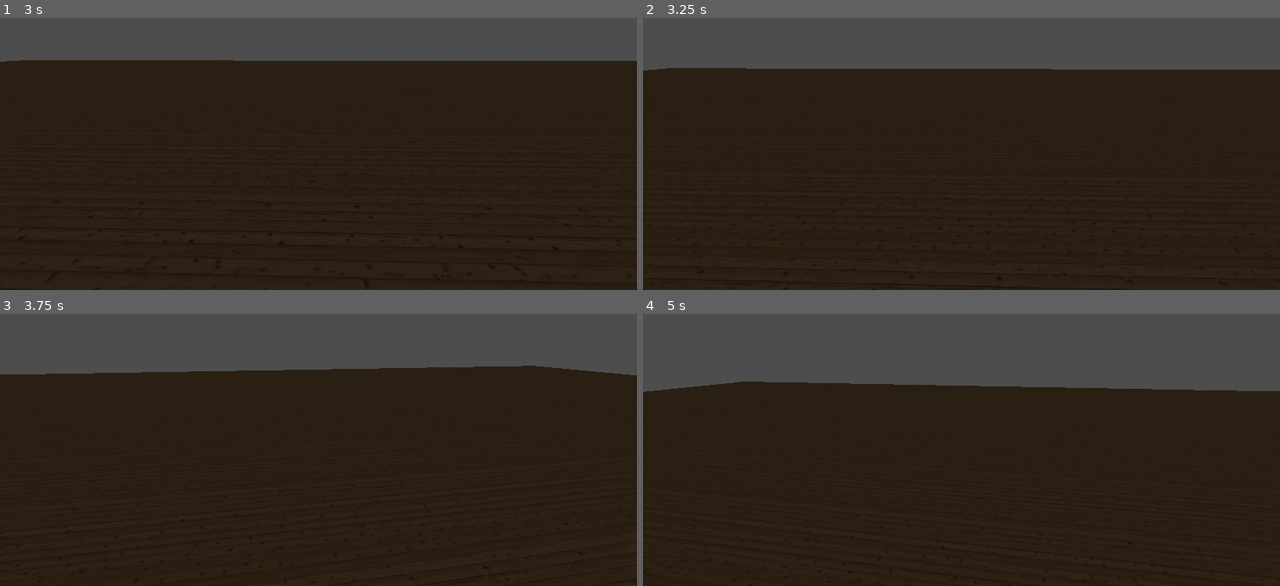
Above: before the commit, frames 1-4 (two rows, left to right).
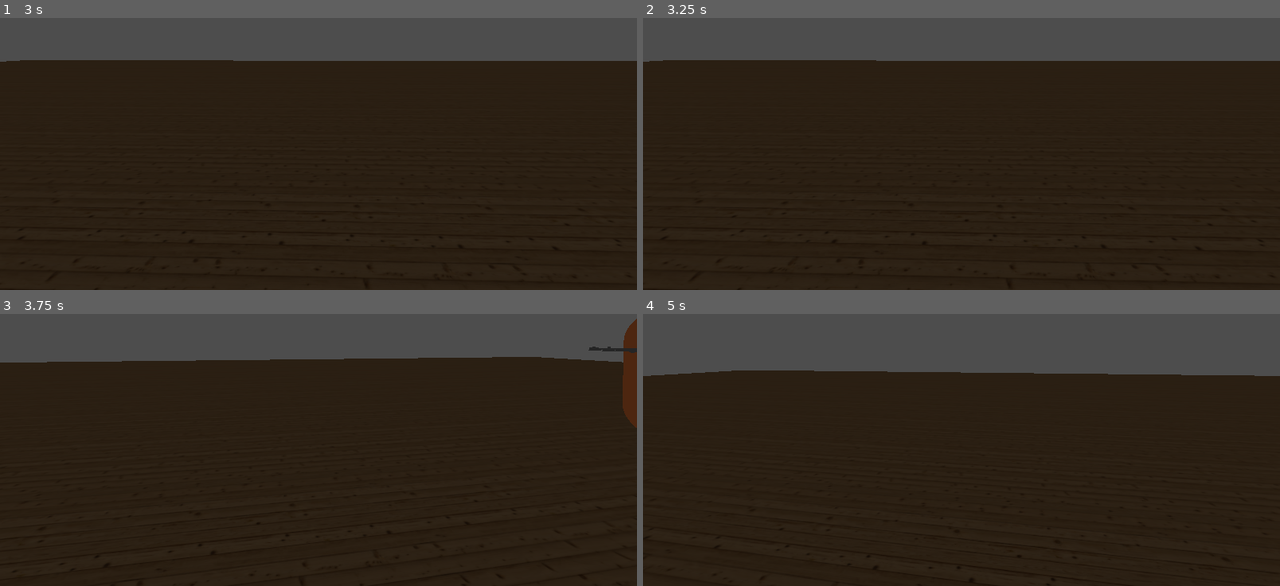
Above: after the commit, the same moments.

Repository: AK1RAHan/MyRestaurant
Game: Godot game, scene res://Scn/Scn3D/main.tscn
Same seed, same stepped clock (60 frames per second), same inputs: the game is played once before the commit and once after it.
Inputs (mouse positions are in pixels of both pictures, inside the frame that each line leads up to):
- Up to frame 1 (3 s): tap Enter (ui_accept) at 0.5, 0.77, 0.8, 1.07, 1.35, 1.52, 1.82, 2, 2.3, 2.75 s; move the mouse to (350, 50) at 0.52 s; tap Space (Loncat) at 0.6, 1.55 s; move the mouse to (286, 53) at 1.27 s; move the mouse to (331, 42) at 2.02 s; tap D (Kanan) at 2.1 s; move the mouse to (312, 58) at 2.77 s; tap A (Kiri) at 2.85 s
- Up to frame 2 (3.25 s): tap Enter (ui_accept) at 3.02 s; tap Space (Loncat) at 3.05 s
- Up to frame 3 (3.75 s): tap Enter (ui_accept) at 3.32 s; move the mouse to (363, 352) at 3.52 s; tap Space (Loncat) at 3.6 s
- Up to frame 4 (5 s): tap Enter (ui_accept) at 3.77, 3.8, 4.07, 4.25, 4.52, 4.82 s; move the mouse to (910, 341) at 4.27 s; tap W (Maju) at 4.35 s; tap Space (Loncat) at 4.55 s

Frame 1 is identical in both runs. In frame 2, 3.1% of the frame differs, in the area x 0-100%, y 15-20%; in frame 3, 4.6%; in frame 4, 5.0%, in the area x 0-100%, y 20-100%.

Commit message:
Aku Nambahin dikit

Diff:
--- a/Scn/Scn3D/dapur.tscn
+++ b/Scn/Scn3D/dapur.tscn
@@ -1,4 +1,6 @@
 [gd_scene format=3 uid="uid://yea3g4rw7rub"]
+
+[ext_resource type="Script" uid="uid://ci7ddrpy3q0ks" path="res://Scr/kompor.gd" id="1_1nsup"]
 
 [sub_resource type="BoxShape3D" id="BoxShape3D_6ibbs"]
 size = Vector3(1, 1, 2)
@@ -6,7 +8,12 @@
 [sub_resource type="BoxMesh" id="BoxMesh_i5soe"]
 size = Vector3(1, 1, 2)
 
+[sub_resource type="TextMesh" id="TextMesh_jxsvp"]
+text = "Kompor"
+font_size = 27
+
 [node name="Dapur" type="Node3D" unique_id=1730304772]
+script = ExtResource("1_1nsup")
 
 [node name="Kompor" type="StaticBody3D" parent="." unique_id=191700340]
 
@@ -16,8 +23,12 @@
 [node name="MeshInstance3D" type="MeshInstance3D" parent="Kompor" unique_id=684295723]
 mesh = SubResource("BoxMesh_i5soe")
 
+[node name="Text" type="MeshInstance3D" parent="Kompor" unique_id=2118504659]
+transform = Transform3D(-4.371139e-08, 0, -1, 0, 1, 0, 1, 0, -4.371139e-08, 0, 0.8411577, 0)
+mesh = SubResource("TextMesh_jxsvp")
+
 [node name="SpotLight3D" type="SpotLight3D" parent="." unique_id=1245539300]
 transform = Transform3D(1, 0, 0, 0, -4.371139e-08, 1, 0, -1, -4.371139e-08, 0, 4.41, 0)
 spot_range = 10.132
-spot_angle = 34.81
+spot_angle = 29.03
 spot_angle_attenuation = 0.37892917
--- a/Scn/Scn3D/main.tscn
+++ b/Scn/Scn3D/main.tscn
@@ -2,6 +2,7 @@
 
 [ext_resource type="PackedScene" uid="uid://dl4y4ufagwrqx" path="res://Scn/Scn3D/player.tscn" id="2_4kewj"]
 [ext_resource type="PackedScene" uid="uid://c347hoke67wyb" path="res://Scn/Scn3D/world.tscn" id="2_xg5q8"]
+[ext_resource type="PackedScene" uid="uid://bv2dexot0pmnf" path="res://Scn/Scn3D/npc.tscn" id="3_vv2uk"]
 
 [node name="Main" type="Node3D" unique_id=1233625184]
 
@@ -9,3 +10,6 @@
 transform = Transform3D(1, 0, 0, 0, 1, 0, 0, 0, 1, 0, 14.9446, 0)
 
 [node name="World" parent="." unique_id=1797204532 instance=ExtResource("2_xg5q8")]
+
+[node name="Npc" parent="." unique_id=232047939 instance=ExtResource("3_vv2uk")]
+transform = Transform3D(-4.371139e-08, 0, -1, 0, 1, 0, 1, 0, -4.371139e-08, 6, 1, -3.611)
--- /dev/null
+++ b/Scn/Scn3D/npc.tscn
@@ -0,0 +1,28 @@
+[gd_scene format=3 uid="uid://bv2dexot0pmnf"]
+
+[ext_resource type="Script" uid="uid://dk5phst58his4" path="res://Scr/npc.gd" id="1_1p4sa"]
+
+[sub_resource type="CapsuleShape3D" id="CapsuleShape3D_hg0jx"]
+
+[sub_resource type="CapsuleMesh" id="CapsuleMesh_jxsvp"]
+
+[sub_resource type="StandardMaterial3D" id="StandardMaterial3D_hg0jx"]
+albedo_color = Color(1, 0.5529412, 0.3019608, 1)
+
+[sub_resource type="TextMesh" id="TextMesh_hg0jx"]
+text = "Aku sebenarnya adalah Femboy"
+font_size = 9
+
+[node name="Npc" type="CharacterBody3D" unique_id=232047939]
+script = ExtResource("1_1p4sa")
+
+[node name="CollisionShape3D" type="CollisionShape3D" parent="." unique_id=589699336]
+shape = SubResource("CapsuleShape3D_hg0jx")
+
+[node name="MeshInstance3D" type="MeshInstance3D" parent="." unique_id=815068633]
+mesh = SubResource("CapsuleMesh_jxsvp")
+surface_material_override/0 = SubResource("StandardMaterial3D_hg0jx")
+
+[node name="dialog" type="MeshInstance3D" parent="." unique_id=996378322]
+transform = Transform3D(1, 0, 0, 0, 1, 0, 0, 0, 1, 0, 0.37244242, 0.5881107)
+mesh = SubResource("TextMesh_hg0jx")
--- a/Scn/Scn3D/player.tscn
+++ b/Scn/Scn3D/player.tscn
@@ -21,5 +21,26 @@
 transform = Transform3D(1, 0, 0, 0, 1, 0, 0, 0, 1, 0, 0, -0.5)
 target_position = Vector3(0, 0, -1)
 
+[node name="RayCast3D2" type="RayCast3D" parent="Head" unique_id=1605974601]
+transform = Transform3D(1, 0, 0, 0, 0.83058316, 0.5568946, 0, -0.5568946, 0.83058316, 0, 0, -0.5)
+target_position = Vector3(0, 0, -1)
+
 [node name="MeshInstance3D" type="MeshInstance3D" parent="." unique_id=1530365890]
 mesh = SubResource("CapsuleMesh_i5soe")
+
+[node name="Control" type="Control" parent="." unique_id=1933520329]
+layout_mode = 3
+anchors_preset = 15
+anchor_right = 1.0
+anchor_bottom = 1.0
+grow_horizontal = 2
+grow_vertical = 2
+mouse_filter = 2
+
+[node name="Label" type="Label" parent="Control" unique_id=52990549]
+layout_mode = 0
+offset_left = 430.0
+offset_top = 271.0
+offset_right = 509.0
+offset_bottom = 294.0
+text = "Interact"
--- /dev/null
+++ b/Scr/kompor.gd
@@ -0,0 +1,12 @@
+extends Node3D
+
+@onready var Player = $"../../Player"
+@onready var komporText = $Kompor/Text
+
+func _process(delta: float) -> void:
+	var tampilanIcon = Player.tampilkanIcon
+	if tampilanIcon:
+		komporText.show()
+	else:
+		komporText.hide()
+	pass
--- /dev/null
+++ b/Scr/npc.gd
@@ -0,0 +1,16 @@
+extends CharacterBody3D
+
+@onready var Player = $"../Player"
+@onready var DialogText = $dialog
+var urutan = 0
+func _physics_process(delta: float) -> void:
+	var tampilkanDialog = Player.tampilkanDialog
+	var IndexDialog = [" ","Halo Cuy", "Nama gw Ucok!", "Salken Cuhh", ""]
+	if tampilkanDialog:
+		if Input.is_action_just_pressed("ui_accept"):
+			urutan += 1
+			DialogText.mesh.text = IndexDialog[urutan]
+	if urutan >=4:
+		urutan =0
+
+	pass
--- a/Scr/player.gd
+++ b/Scr/player.gd
@@ -5,8 +5,12 @@
 const MOUSE_SENSITIVITY = 0.003  # Sensitivitas gerakan mouse
 
 var gravity: float = ProjectSettings.get_setting("physics/3d/default_gravity")
+var tampilkanIcon
+var tampilkanDialog
 
+@onready var IndexOfRay = [$Head/RayCast3D, $Head/RayCast3D2]
 @onready var RayScn = $Head/RayCast3D
+@onready var labelScn = $Control/Label
 @onready var head: Node3D = $Head
 
 func _ready() -> void:
@@ -34,20 +38,23 @@
 
 func _physics_process(delta: float) -> void:
 
-	if RayScn.is_colliding():
-		var Collider = RayScn.get_collider()
-		if Collider:
-			print(Collider.name)
-	else:
-		print("aku gak nge Colliding")
+	for Ray in IndexOfRay:
+		if Ray.is_colliding():
+			var Collider = Ray.get_collider()
+			if Collider and Collider.name == "Npc":
+				labelScn.show()
+				tampilkanDialog = true
+				pass
+			elif Collider and Collider.name == "Kompor":
+				tampilkanIcon = true
+				labelScn.show()
+		else:
+			tampilkanIcon = false
+			labelScn.hide()
 
 	# Gravitasi
 	if not is_on_floor():
 		velocity.y -= gravity * delta
-
-	# Loncat
-	if Input.is_action_just_pressed("Loncat") and is_on_floor():
-		velocity.y = JUMP_VELOCITY
 
 	# Input Arah WASD / Panah
 	var input_dir := Input.get_vector("Kiri", "Kanan", "Maju", "Mundur")
Not shown, added: Scr/kompor.gd.uid
Not shown, added: Scr/npc.gd.uid
